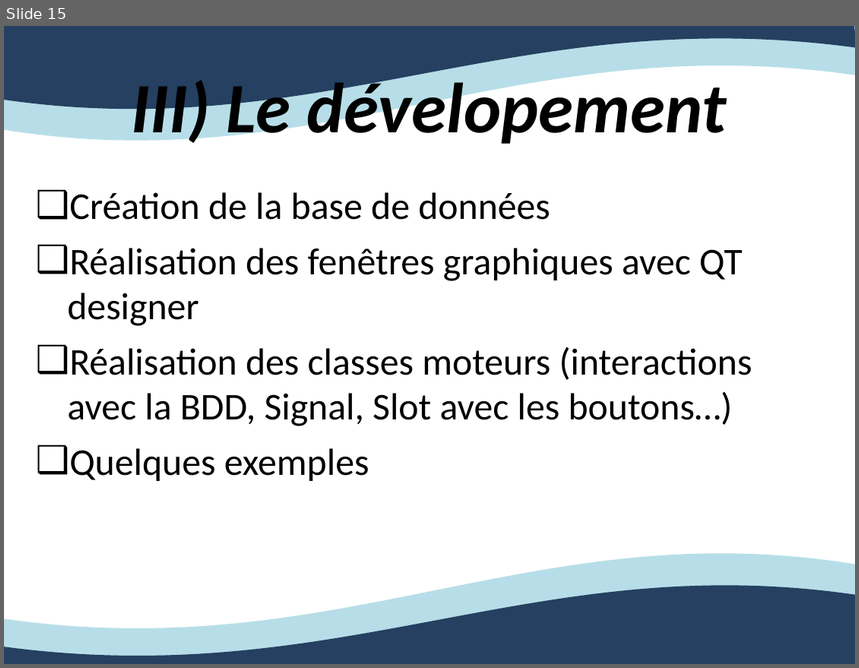
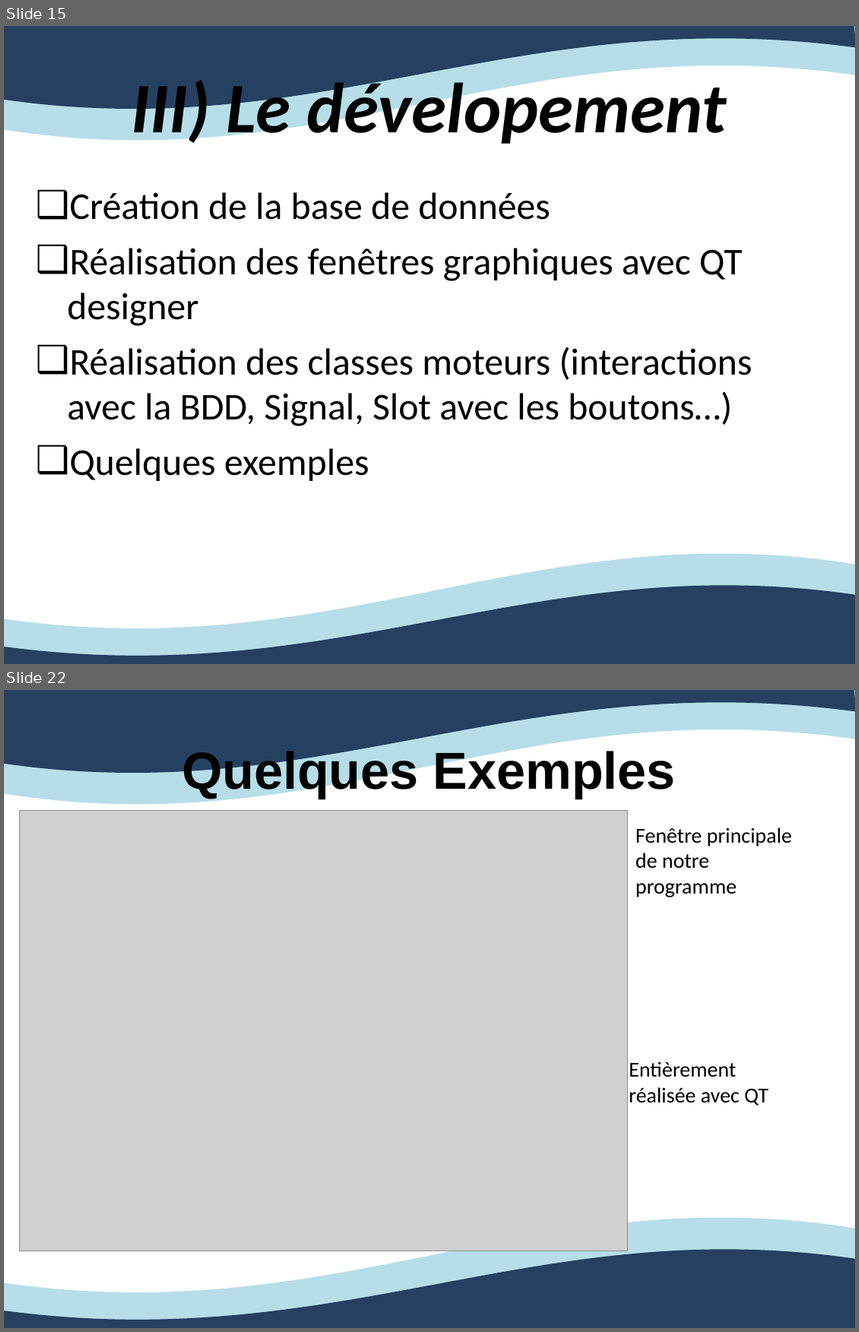
Before and after one commit to Ovan33/Immobilier, a slide deck: docs/Rapport/ProjetTuteureExpression.ppt. Shown one above the other, each under a label of ours: slide 15 before the commit, slides 15 and 22 after it; the slides between them are not shown. The pictures are 859x668 and 859x1332 pixels, drawn with LibreOffice and Linux fonts; fonts in the diff are those of the drawing; grey boxes stand for pictures. Boxes give left, top, right and bottom in pixels: in the first picture for what was removed or moved away, otherwise in the second. Text is boxed around its words. In the diff, an @@ line names an element or a change of style, - is before the commit and + after.

Commit message:
Modification du ppt en fr > anglais à faire Ajout d'images pour construction ppt Modification du fichier pencil pour la recherche des biens Ajout de la classe graphique de recherche des biens

```diff
--- a/docs/Rapport/ProjetTuteureExpression.ppt
+++ b/docs/Rapport/ProjetTuteureExpression.ppt
@@ slide 22 added at (x1=4, y1=690, x2=855, y2=1328), background #FFFFFF; not listed: 4 template elements that a slide beside it also shows @@
@@ title added at (x1=182, y1=748, x2=676, y2=799), 44 pt, text #000000, bold @@
+Quelques Exemples
@@ picture added at (x1=19, y1=811, x2=627, y2=1252) @@
@@ text added at (x1=636, y1=828, x2=792, y2=897), 18 pt, text #000000 @@
+Fenêtre principale de notre programme
@@ text added at (x1=629, y1=1062, x2=769, y2=1106), 18 pt, text #000000 @@
+Entièrement réalisée avec QT
@@ slide 15 changed as well @@
@@ freeform shape at (x1=4, y1=26, x2=855, y2=140): outline redrawn @@
@@ freeform shape at (x1=4, y1=26, x2=855, y2=110): outline redrawn @@
```
Also in this commit, not shown: 14 other slides changed, 8 other slides added, 11 other files.
